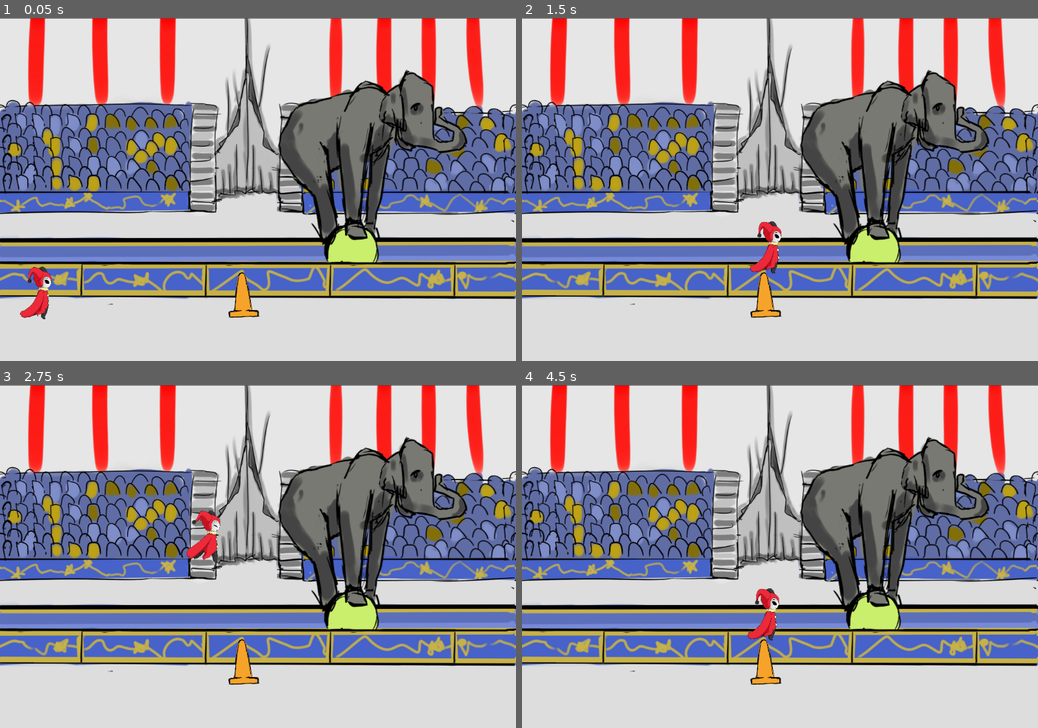
Above: before the commit, frames 1-4 (two rows, left to right).
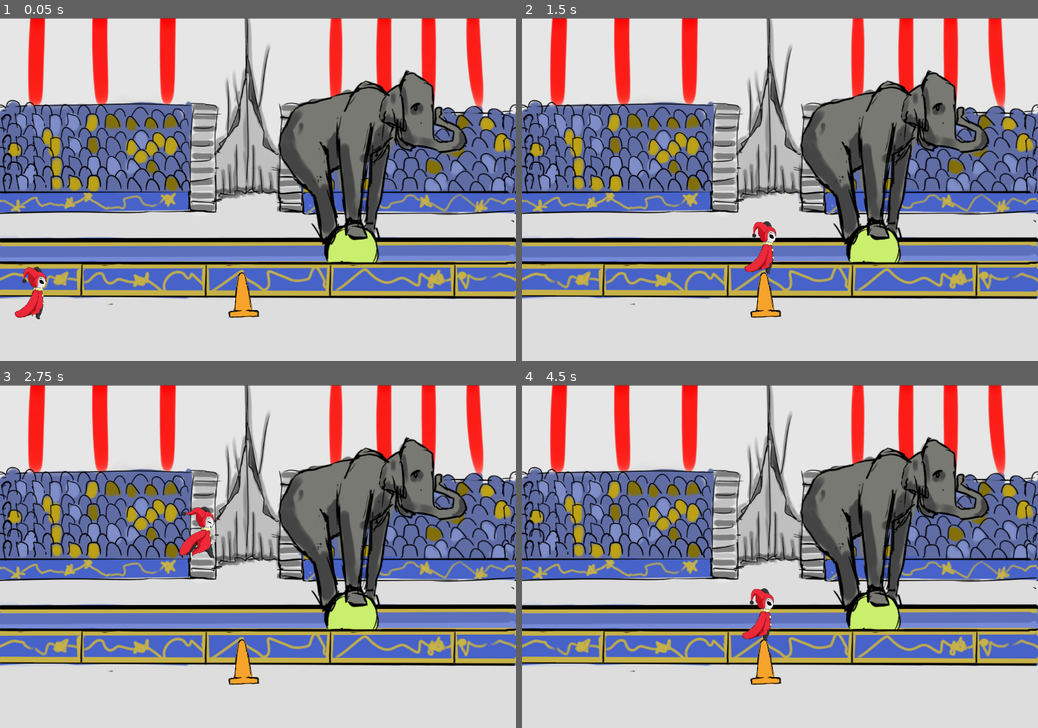
Above: after the commit, the same moments.

Repository: PrototipsUnpaz/penny-clowd
Game: Godot game, scene res://escenas/WorldTest.tscn
Two runs of this game, one before a commit and one after it. Both use one fixed random seed, a clock stepped at 60 frames per second and the inputs below.
Inputs (mouse positions are in pixels of both pictures, inside the frame that each line leads up to):
- Up to frame 1 (0.05 s): no input
- Up to frame 2 (1.5 s): move the mouse to (893, 172) at 0.52 s; click (893, 172) at 0.6 s; move the mouse to (676, 206) at 1.27 s; click (676, 206) at 1.35 s
- Up to frame 3 (2.75 s): move the mouse to (309, 481) at 2.02 s; click (309, 481) at 2.1 s
- Up to frame 4 (4.5 s): move the mouse to (754, 625) at 2.77 s; click (754, 625) at 2.85 s; move the mouse to (934, 607) at 3.52 s; click (934, 607) at 3.6 s; move the mouse to (625, 505) at 4.27 s; click (625, 505) at 4.35 s

The runs differ from the first frame. In frame 1, 0.5% of the frame differs, in the area x 2-10%, y 72-88%; in frame 2, 0.5%; in frame 3, 0.7%, in the area x 34-43%, y 35-52%; in frame 4, 0.5%.

Commit message:
ajustes a la animacion del salto

Diff:
--- a/escenas/player/Player.gd
+++ b/escenas/player/Player.gd
@@ -12,7 +12,7 @@
 		velocity.y = 0
 	if Input.is_action_just_pressed("Touch") and is_on_floor():
 		velocity.y = -580
-		$AnimatedSprite.play("Salto")
+		$AnimatedSprite.play("SALTO")
 	move_and_slide(velocity)
 	pass
 
--- a/escenas/player/Player.tscn
+++ b/escenas/player/Player.tscn
@@ -9,11 +9,11 @@
 [ext_resource path="res://assets/personaje/correr/005.png" type="Texture" id=7]
 [ext_resource path="res://assets/personaje/correr/008.png" type="Texture" id=8]
 [ext_resource path="res://assets/personaje/correr/007.png" type="Texture" id=9]
-[ext_resource path="res://assets/personaje/salto/salto3.png" type="Texture" id=10]
-[ext_resource path="res://assets/personaje/salto/salto4.png" type="Texture" id=11]
-[ext_resource path="res://assets/personaje/salto/salto5.png" type="Texture" id=12]
-[ext_resource path="res://assets/personaje/salto/salto1.png" type="Texture" id=13]
-[ext_resource path="res://assets/personaje/salto/salto2.png" type="Texture" id=14]
+[ext_resource path="res://assets/personaje/salto/salto2ver2.png" type="Texture" id=15]
+[ext_resource path="res://assets/personaje/salto/salto1ver2.png" type="Texture" id=16]
+[ext_resource path="res://assets/personaje/salto/salto3ver2.png" type="Texture" id=17]
+[ext_resource path="res://assets/personaje/salto/salto4ver2.png" type="Texture" id=18]
+[ext_resource path="res://assets/personaje/salto/salto5ver2.png" type="Texture" id=19]
 
 [sub_resource type="RectangleShape2D" id=1]
 extents = Vector2( 161.714, 289.149 )
@@ -25,10 +25,10 @@
 "name": "Correr",
 "speed": 12.0
 }, {
-"frames": [ ExtResource( 13 ), ExtResource( 14 ), ExtResource( 10 ), ExtResource( 11 ), ExtResource( 12 ) ],
+"frames": [ ExtResource( 16 ), ExtResource( 15 ), ExtResource( 17 ), ExtResource( 17 ), ExtResource( 18 ), ExtResource( 19 ) ],
 "loop": false,
-"name": "Salto",
-"speed": 5.0
+"name": "SALTO",
+"speed": 6.0
 } ]
 
 [node name="Player" type="KinematicBody2D"]
@@ -44,8 +44,8 @@
 
 [node name="AnimatedSprite" type="AnimatedSprite" parent="."]
 frames = SubResource( 2 )
-animation = "Salto"
-frame = 4
+animation = "SALTO"
+frame = 5
 playing = true
 
 [node name="Camera2D" type="Camera2D" parent="."]
Renamed: assets/personaje/salto/salto1.png -> assets/personaje/salto/salto1ver2.png
Not shown, changed: assets/personaje/salto/salto1ver2.png.import
Binary file removed: assets/personaje/salto/salto2.png
Binary file added: assets/personaje/salto/salto2ver2.png
Not shown, changed: assets/personaje/salto/salto2ver2.png.import
Binary file removed: assets/personaje/salto/salto3.png
Binary file added: assets/personaje/salto/salto3ver2.png
Not shown, changed: assets/personaje/salto/salto3ver2.png.import
Binary file removed: assets/personaje/salto/salto4.png
Binary file added: assets/personaje/salto/salto4ver2.png
Not shown, changed: assets/personaje/salto/salto4ver2.png.import
Binary file removed: assets/personaje/salto/salto5.png
(and 2 more such lines)
